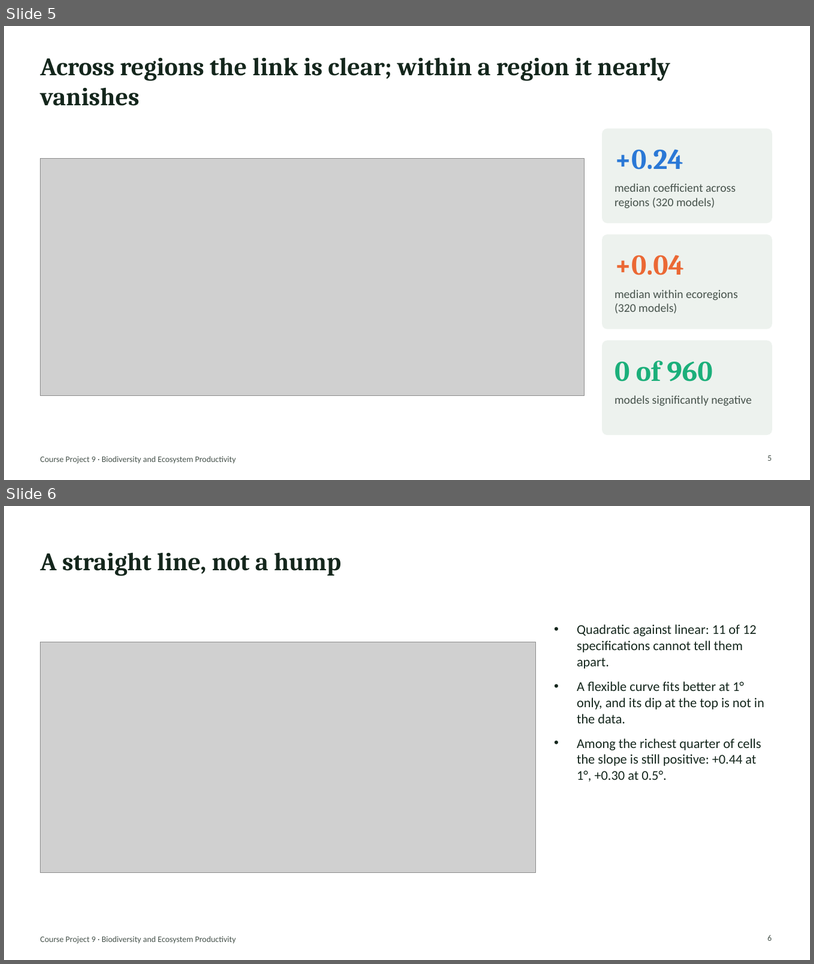
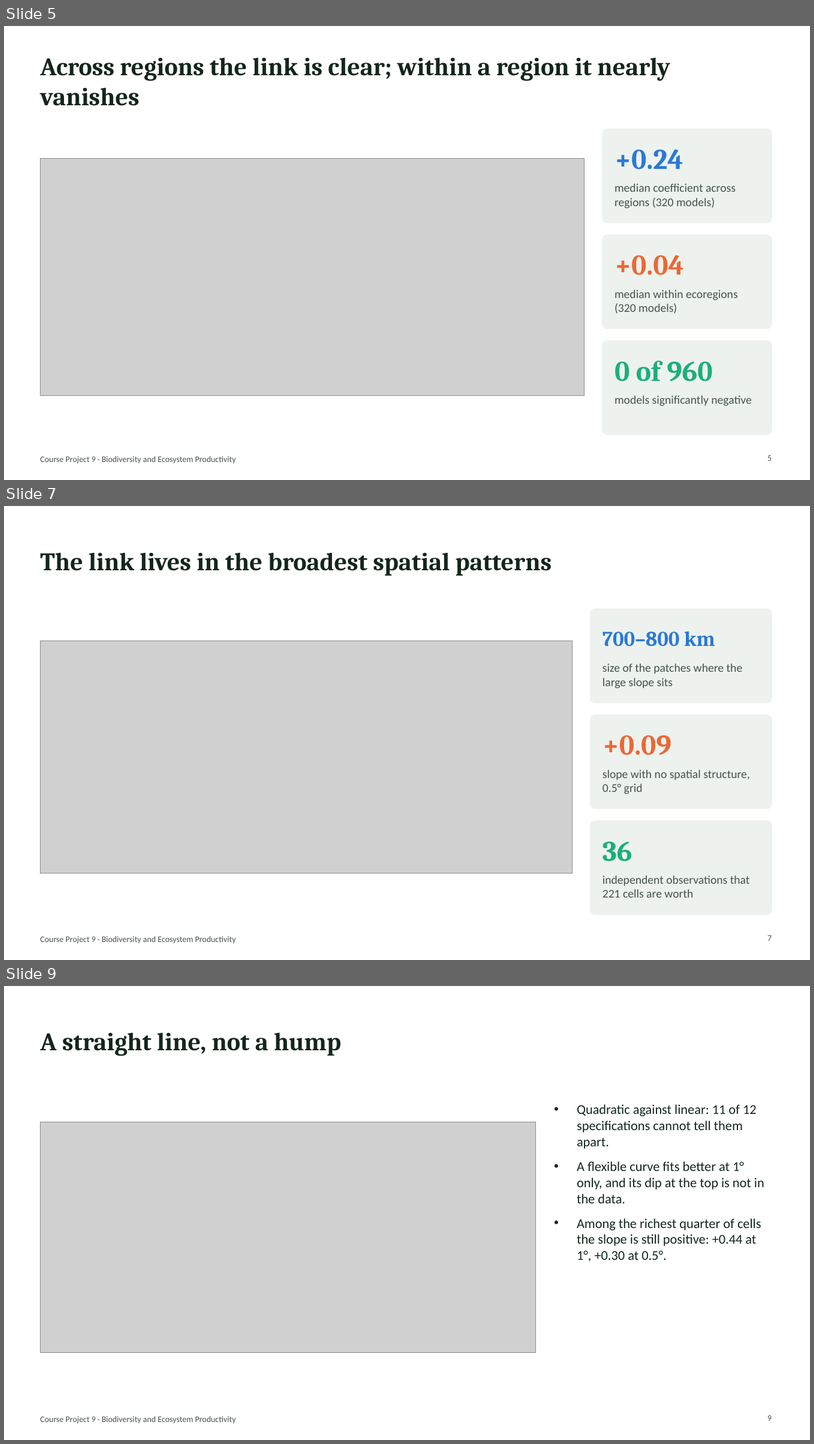
Before and after one commit to Devansh061105/Course-Project-EVST, a slide deck: presentation/Project9_Biodiversity_Productivity.pptx. Shown one above the other, each under a label of ours: slides 5 and 6 before the commit, slides 5, 7 and 9 after it; the slides between them are not shown. The pictures are 814x964 and 814x1444 pixels, drawn with LibreOffice and Linux fonts; fonts in the diff are those of the drawing; grey boxes stand for pictures. Boxes give left, top, right and bottom in pixels: in the first picture for what was removed or moved away, otherwise in the second. Text is boxed around its words. In the diff, an @@ line names an element or a change of style, - is before the commit and + after.

Commit message:
Add inference batch: flexible controls, measurement error, bounds, scale
Five analyses on the existing region and data (reproduce_all.py: 33 scripts,
68 checks; 21 unit tests):
- dml_flexible.py: double machine learning with spatially blocked
  cross-fitting. Flexible climate controls roughly halve the across-region
  coefficient (+0.29 to +0.17 at 1 degree, +0.18 to +0.07 at 0.5 degrees)
- measurement_error.py: bootstrap standard errors of rarefied richness;
  reliability 0.99 within ecoregions, slopes unchanged after correction
- within_effect_bounds.py: equivalence tests, power, slopes by ecoregion
  with random-effects meta-analysis and a random-slope mixed model
- scale_decomposition.py: band regression on Moran eigenvector maps and an
  effective-sample-size test of the correlation

docs/RESULTS_INFERENCE.md revises the headline; docs/PAPER_CLAIMS.md maps
each paper-level claim to its evidence, figure and caveat. Figures 18-21,
three new slides, README and landing page updated.

The study stays on one region: a second-region pull was started and removed
before any result existed.

```diff
--- a/presentation/Project9_Biodiversity_Productivity.pptx
+++ b/presentation/Project9_Biodiversity_Productivity.pptx
@@ slide 7 added at [4,506,810,960], background #FFFFFF; not listed: 1 template element that a slide beside it also shows @@
@@ title added at [40,552,552,576], 30 pt, text #14261C, bold @@
+The link lives in the broadest spatial patterns
@@ rounded rectangle added at [591,609,772,703], fill #EDF2EE, outline #EDF2EE 1 pt @@
@@ text added at [603,631,716,646], 25 pt, text #2A78D6, bold @@
+700–800 km
@@ picture added at [40,641,573,873] @@
@@ text added at [603,663,743,688], 14 pt, text #46524B @@
+size of the patches where the large slope sits
@@ rounded rectangle added at [591,715,772,808], fill #EDF2EE, outline #EDF2EE 1 pt @@
@@ text added at [603,735,672,755], 34 pt, text #EB6834, bold @@
++0.09
@@ text added at [603,769,750,794], 14 pt, text #46524B @@
+slope with no spatial structure, 0.5° grid
@@ rounded rectangle added at [591,820,772,915], fill #EDF2EE, outline #EDF2EE 1 pt @@
@@ text added at [603,841,633,861], 34 pt, text #1BAF7A, bold @@
+36
@@ text added at [603,875,750,897], 14 pt, text #46524B @@
+independent observations that 221 cells are worth
@@ page number added at [768,935,772,940], 10 pt, text #46524B @@
+7
@@ what was slide 6 is now slide 9 @@
@@ page number at [768,1415,772,1420]: text changed @@
-6
+9
```
Also in this commit, not shown: 2 slides changed, 2 other slides added, 44 other files.
